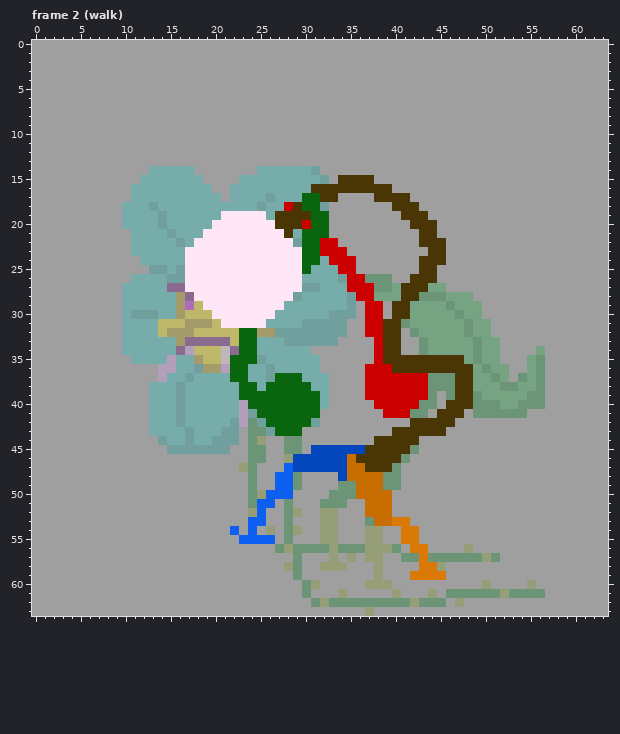
Pixel-art file -- Art/Sprites/flor-malvada.ase. That is the earlier state.
64x64 pixels, 16 frames. Colours within 5 levels of each other are drawn and written as one. Shown: frame 2 (walk). The commit also changed other frames, which this record leaves out.
New version:
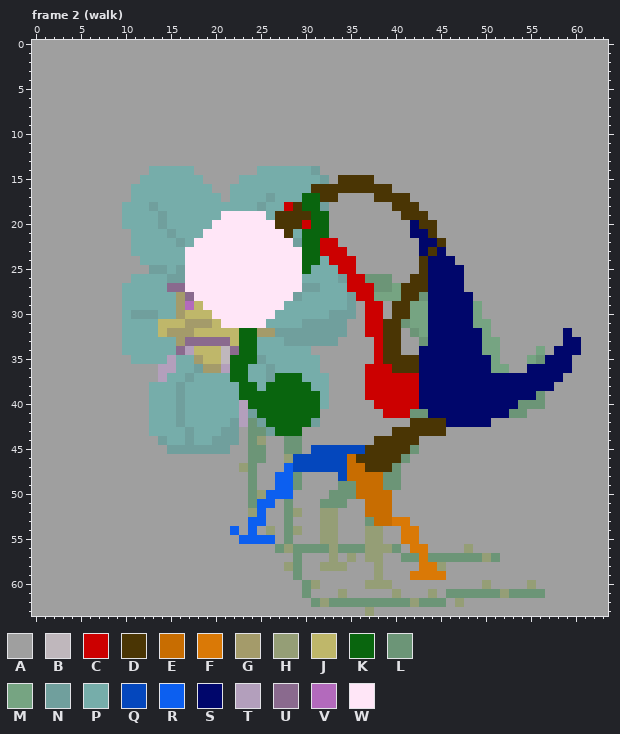
Palette (. is transparent): A #9f9f9f  B #bfb7bc  C #cc0000  D #4a3504  E #c86d01  F #da7906  G #a49b6a  H #959e76  J #bfb76a  K #09650e  L #6c9577  M #76a482  N #709f9d  P #76adaa  Q #0447bd  R #0c5ff0  S #00066b  T #b39fbc  U #8a6a8e  V #b36abc  W #ffe6f7
Log entry: 🎨 dinamica da folha da florzinha
Edits made:
layer "folhinha" added
Frame 2 (walk), layer "folhinha":
The author changed colour A to colour S in row 21 at x 42; in row 23 at x 43; in row 24 at x 46; in rows 25 to 26 at x 45 to 47; in row 27 at x 46 to 47; in row 32 at x 59.
The author changed colour A to colour S in row 33 at x 59 to 60; in row 34 at x 58 to 60; in rows 35 to 36 at x 57 to 59; in row 37 at x 53 and 57 to 58; in row 38 at x 57; in rows 39 to 40 at x 45.
The author changed colour A to colour S in row 41 at x 44 and 48; in row 42 at x 47 to 50.
The author changed colour C to colour S in rows 37 to 39 at x 43.
The author changed colour D to colour S in row 20 at x 42; in row 21 at x 43; in row 22 at x 43 to 44; in row 23 at x 45; in row 24 at x 44 to 45; in rows 25 to 26 at x 44.
The author changed colour D to colour S in row 35 at x 43 to 47; in row 36 at x 43 to 48; in rows 37 to 39 at x 47 to 48; in row 40 at x 46 to 48; in row 41 at x 45 to 47; in row 42 at x 46.
The author changed colour L to colour S in row 28 at x 44 to 45; in row 29 at x 46; in row 30 at x 47; in rows 31 to 32 at x 48; in row 33 at x 49; in row 34 at x 43 and 49.
The author changed colour L to colour S in row 35 at x 49; in row 36 at x 50 and 56; in row 37 at x 44 to 46, 51, 54 and 56; in row 38 at x 44 to 46, 52 to 53 and 56; in row 39 at x 44, 46, 49 and 55; in row 40 at x 43 to 44 and 49 to 51.
The author changed colour L to colour S in row 41 at x 49 to 52.
The author changed colour M to colour S in row 27 at x 44 to 45; in row 28 at x 46 to 48; in row 29 at x 44 to 45 and 47 to 48; in row 30 at x 44 to 46 and 48; in row 31 at x 44 to 47; in row 32 at x 44 to 47 and 49.
The author changed colour M to colour S in rows 33 to 34 at x 44 to 48; in row 35 at x 48 and 50; in row 36 at x 49 and 55; in row 37 at x 49 to 50, 52 and 55; in row 38 at x 49 to 51 and 54 to 55; in row 39 at x 50 to 54.
The author changed colour M to colour S in row 40 at x 52 to 53.
Where, in picture pixels (left, top, right, bottom), the same in both pictures:
changed: (410, 220, 581, 427)
